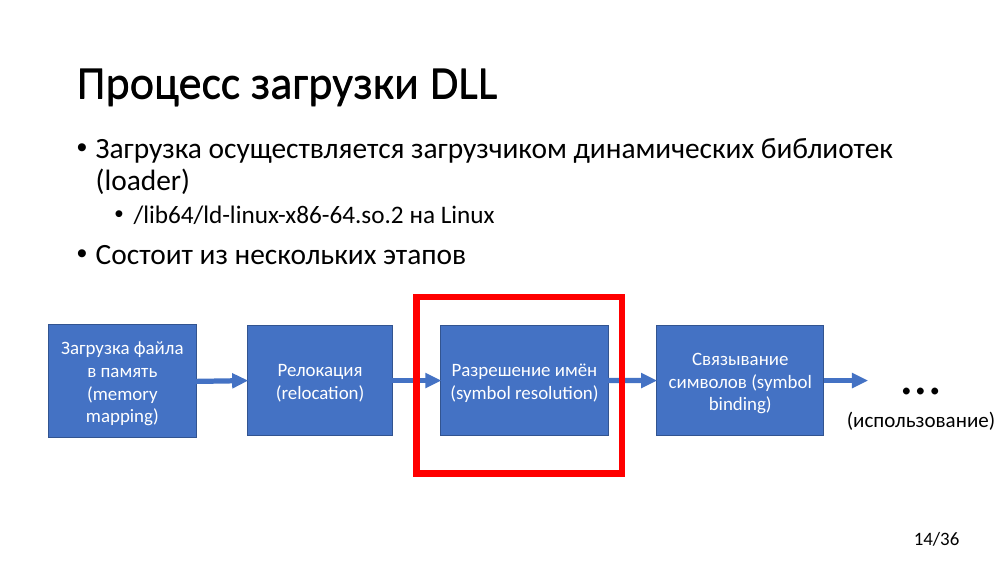
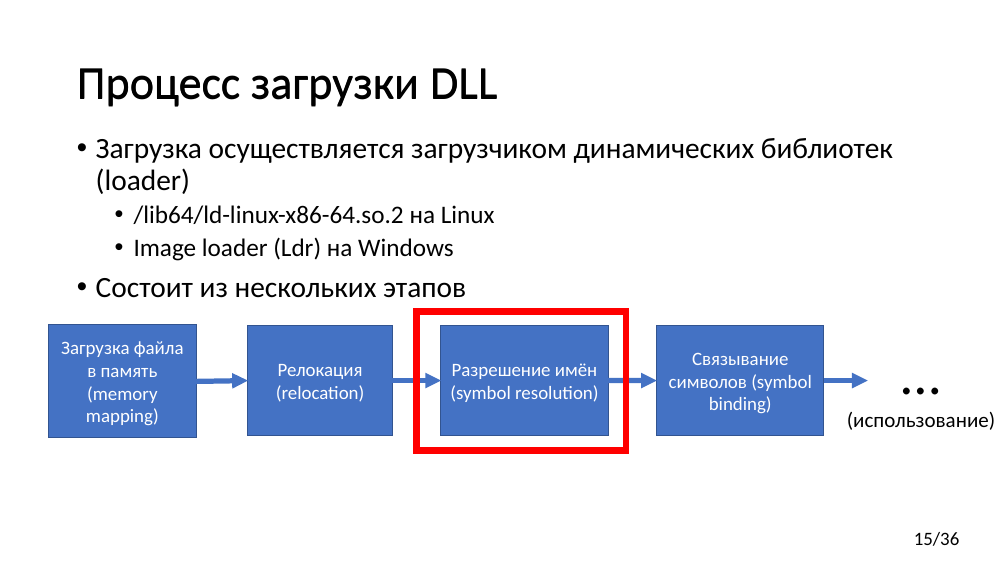
Before and after one commit to yugr/CppRussia, a slide deck: slide 15 of 2024/RU.pptx (slide 14 before the commit). Drawn at 1008x567 pixels with LibreOffice and Linux fonts; fonts in the diff are those of the drawing. Boxes give left, top, right and bottom in pixels: in the first picture for what was removed or moved away, otherwise in the second. Text is boxed around its words. In the diff, an @@ line names an element or a change of style, - is before the commit and + after.

```diff
--- a/2024/RU.pptx
+++ b/2024/RU.pptx
@@ text at (x1=134, y1=237, x2=453, y2=261): paragraph added @@
+  • Image loader (Ldr) на Windows
@@ rectangle resized from (x1=417, y1=297, x2=622, y2=473) to (x1=417, y1=312, x2=627, y2=451) @@
@@ page number at (x1=914, y1=532, x2=960, y2=546): text changed @@
-14/36
+15/36
```
Also in this commit, not shown: 6 other slides changed, 1 slide added.
